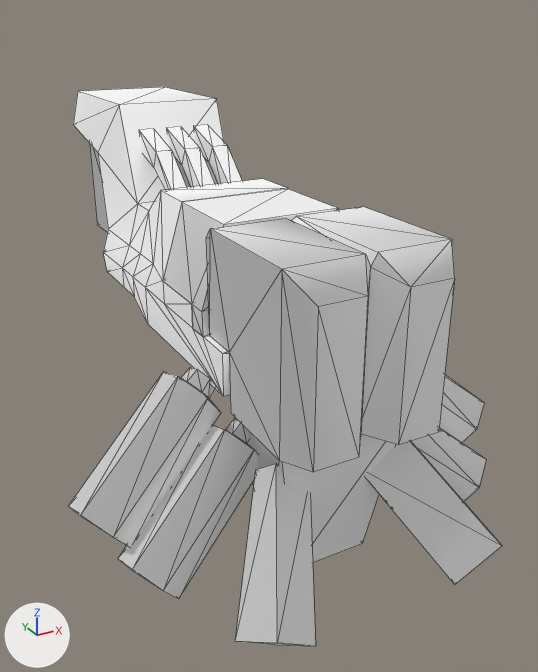
The OBJ model Assets/Art/Nova1492/GXConverted/Models/Characters/MobAndBoss/datan_common_mop4-legs_8677165e.obj: old version first, new version second.
Both versions are drawn from a 50 mm lens placed at (-0.77, -2.13, 0.24), pointed at (0.15, -0.46, -0.6). Every picture has the same lights, and +X, +Y and +Z are marked at lower left. The picture after the commit comes second. Mesh edges are drawn as thin lines. Where no turn or scale is listed for an object, it has been applied to the vertices.

Names of what the first picture shows: 'datan_common_mop4-legs_8677165e'.
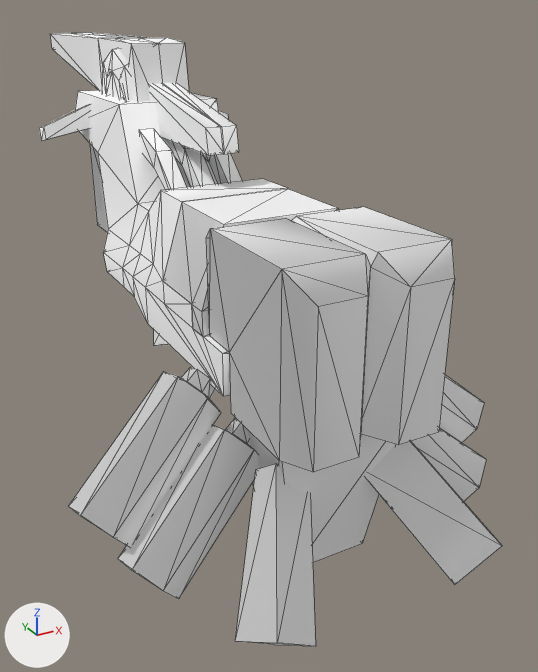
The change, as a diff of the scene's bpy script:
```diff
--- a/Assets/Art/Nova1492/GXConverted/Models/Characters/MobAndBoss/datan_common_mop4-legs_8677165e.obj.py
+++ b/Assets/Art/Nova1492/GXConverted/Models/Characters/MobAndBoss/datan_common_mop4-legs_8677165e.obj.py
@@ me_datan_common_mop4_legs_8677165e_mesh13 @@
+me_datan_common_mop4_legs_8677165e_mesh13.from_pydata([(-0.285, 0.107, -0.074), (-0.285, 0.046, -0.063), (0.0, 0.065, 0.043), (0.0, 0.126, 0.033), (-0.285, 0.101, -0.109), (-0.285, 0.04, -0.098), (0.0, 0.049, -0.047), (0.0, 0.11, -0.058)], [], [(0, 1, 2), (2, 3, 0), (4, 5, 1), (1, 0, 4), (5, 6, 2), (2, 1, 5), (7, 4, 0), (0, 3, 7)])
+me_datan_common_mop4_legs_8677165e_mesh13.materials.append(mat_datan_common_mop4_legs_8677165e)  # its picture is missing
@@ me_datan_common_mop4_legs_8677165e_mesh12 @@
+me_datan_common_mop4_legs_8677165e_mesh12.from_pydata([(-0.002, -0.506, -0.014), (0.04, -0.506, -0.014), (0.04, 0.017, 0.085), (-0.002, 0.017, 0.085), (-0.002, -0.517, -0.075), (0.04, -0.517, -0.075), (0.04, -0.011, -0.073), (-0.002, -0.011, -0.073)], [], [(0, 1, 2), (2, 3, 0), (4, 5, 1), (1, 0, 4), (5, 6, 2), (2, 1, 5), (7, 4, 0), (0, 3, 7)])
+me_datan_common_mop4_legs_8677165e_mesh12.materials.append(mat_datan_common_mop4_legs_8677165e)  # its picture is missing
@@ me_datan_common_mop4_legs_8677165e_mesh06 @@
+me_datan_common_mop4_legs_8677165e_mesh06.from_pydata([(-0.04, -0.506, -0.014), (0.002, -0.506, -0.014), (-0.04, 0.017, 0.085), (0.002, 0.017, 0.085), (-0.04, -0.517, -0.075), (0.002, -0.517, -0.075), (-0.04, -0.011, -0.073), (0.002, -0.011, -0.073)], [], [(0, 1, 2), (3, 2, 1), (4, 5, 0), (1, 0, 5), (6, 4, 2), (0, 2, 4), (5, 7, 1), (3, 1, 7)])
+me_datan_common_mop4_legs_8677165e_mesh06.materials.append(mat_datan_common_mop4_legs_8677165e)  # its picture is missing
@@ me_datan_common_mop4_legs_8677165e_mesh05 @@
+me_datan_common_mop4_legs_8677165e_mesh05.from_pydata([(0.285, 0.046, -0.063), (0.285, 0.107, -0.074), (0.0, 0.065, 0.043), (0.0, 0.126, 0.033), (0.285, 0.04, -0.098), (0.285, 0.101, -0.109), (0.0, 0.049, -0.047), (0.0, 0.11, -0.058)], [], [(0, 1, 2), (3, 2, 1), (4, 5, 0), (1, 0, 5), (6, 4, 2), (0, 2, 4), (5, 7, 1), (3, 1, 7)])
+me_datan_common_mop4_legs_8677165e_mesh05.materials.append(mat_datan_common_mop4_legs_8677165e)  # its picture is missing
@@ ob_datan_common_mop4_legs_8677165e_mesh13 @@
+ob_datan_common_mop4_legs_8677165e_mesh13 = bpy.data.objects.new('datan_common_mop4-legs_8677165e_mesh13', me_datan_common_mop4_legs_8677165e_mesh13)
+ob_datan_common_mop4_legs_8677165e_mesh13.location = (0.0, 0.0, 0.0)
@@ ob_datan_common_mop4_legs_8677165e_mesh12 @@
+ob_datan_common_mop4_legs_8677165e_mesh12 = bpy.data.objects.new('datan_common_mop4-legs_8677165e_mesh12', me_datan_common_mop4_legs_8677165e_mesh12)
+ob_datan_common_mop4_legs_8677165e_mesh12.location = (0.0, 0.0, 0.0)
@@ ob_datan_common_mop4_legs_8677165e_mesh08 @@
+ob_datan_common_mop4_legs_8677165e_mesh08 = bpy.data.objects.new('datan_common_mop4-legs_8677165e_mesh08', me_datan_common_mop4_legs_8677165e_mesh08)  # 28 vertices, 50 faces; spans x -0.075..0.091, y -0.159..0.722, z -0.154..0.164; in mat_datan_common_mop4_legs_8677165e (its picture is missing)
+ob_datan_common_mop4_legs_8677165e_mesh08.location = (0.0, 0.0, 0.0)
@@ ob_datan_common_mop4_legs_8677165e_mesh06 @@
+ob_datan_common_mop4_legs_8677165e_mesh06 = bpy.data.objects.new('datan_common_mop4-legs_8677165e_mesh06', me_datan_common_mop4_legs_8677165e_mesh06)
+ob_datan_common_mop4_legs_8677165e_mesh06.location = (0.0, 0.0, 0.0)
@@ ob_datan_common_mop4_legs_8677165e_mesh05 @@
+ob_datan_common_mop4_legs_8677165e_mesh05 = bpy.data.objects.new('datan_common_mop4-legs_8677165e_mesh05', me_datan_common_mop4_legs_8677165e_mesh05)
+ob_datan_common_mop4_legs_8677165e_mesh05.location = (0.0, 0.0, 0.0)
@@ ob_datan_common_mop4_legs_8677165e_mesh03 @@
+ob_datan_common_mop4_legs_8677165e_mesh03 = bpy.data.objects.new('datan_common_mop4-legs_8677165e_mesh03', me_datan_common_mop4_legs_8677165e_mesh03)  # 32 vertices, 54 faces; spans x -0.085..0.045, y -0.433..0.093, z -0.702..0.084; in mat_datan_common_mop4_legs_8677165e (its picture is missing)
+ob_datan_common_mop4_legs_8677165e_mesh03.location = (0.0, 0.0, 0.0)
@@ ob_datan_common_mop4_legs_8677165e_mesh01 @@
+ob_datan_common_mop4_legs_8677165e_mesh01 = bpy.data.objects.new('datan_common_mop4-legs_8677165e_mesh01', me_datan_common_mop4_legs_8677165e_mesh01)  # 28 vertices, 50 faces; spans x -0.091..0.075, y -0.159..0.722, z -0.154..0.164; in mat_datan_common_mop4_legs_8677165e (its picture is missing)
+ob_datan_common_mop4_legs_8677165e_mesh01.location = (0.0, 0.0, 0.0)
```

What differs and where, as boxes [x1, y1, x2, y2] in the pictures (538 x 672 px):
'datan_common_mop4-legs_8677165e_mesh08', added
    after: [50, 33, 162, 102]
'datan_common_mop4-legs_8677165e_mesh06', added
    after: [148, 83, 223, 155]
'datan_common_mop4-legs_8677165e_mesh01', added
    after: [76, 33, 189, 100]
'datan_common_mop4-legs_8677165e_mesh12', added
    after: [162, 83, 239, 154]
'datan_common_mop4-legs_8677165e_mesh13', added
    after: [39, 104, 91, 140]
'datan_common_mop4-legs_8677165e_mesh03', added (mostly hidden)
    after: [154, 330, 169, 346]
'datan_common_mop4-legs_8677165e_mesh05', added (mostly hidden)
    after: [219, 111, 228, 119]
